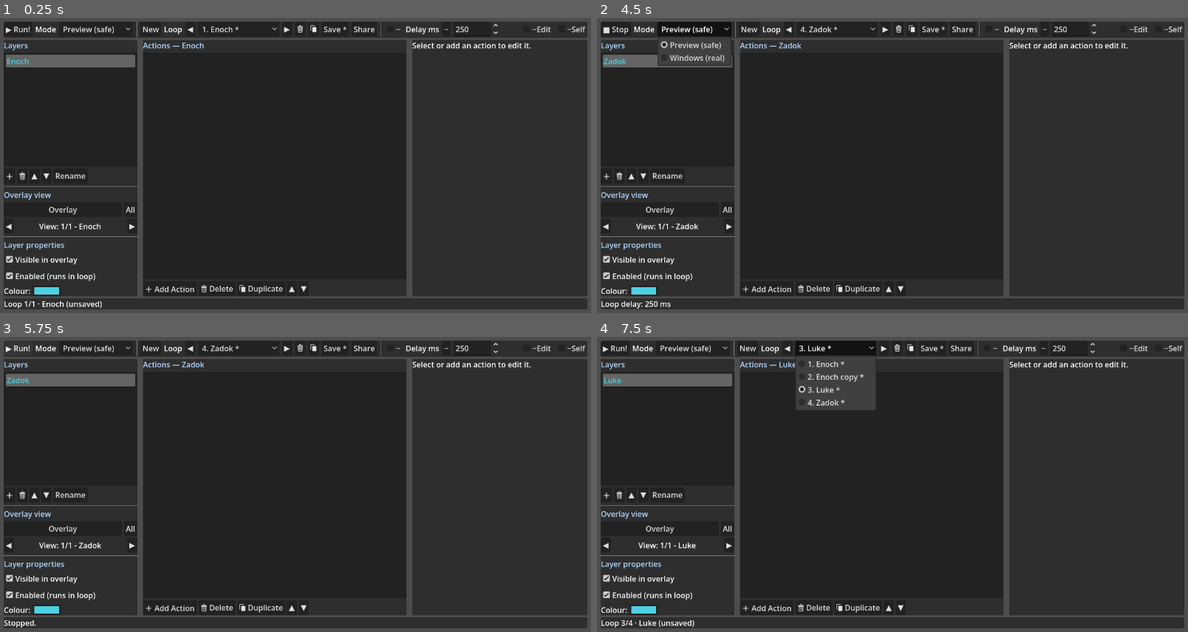
Above: before the commit, frames 1-4 (two rows, left to right).
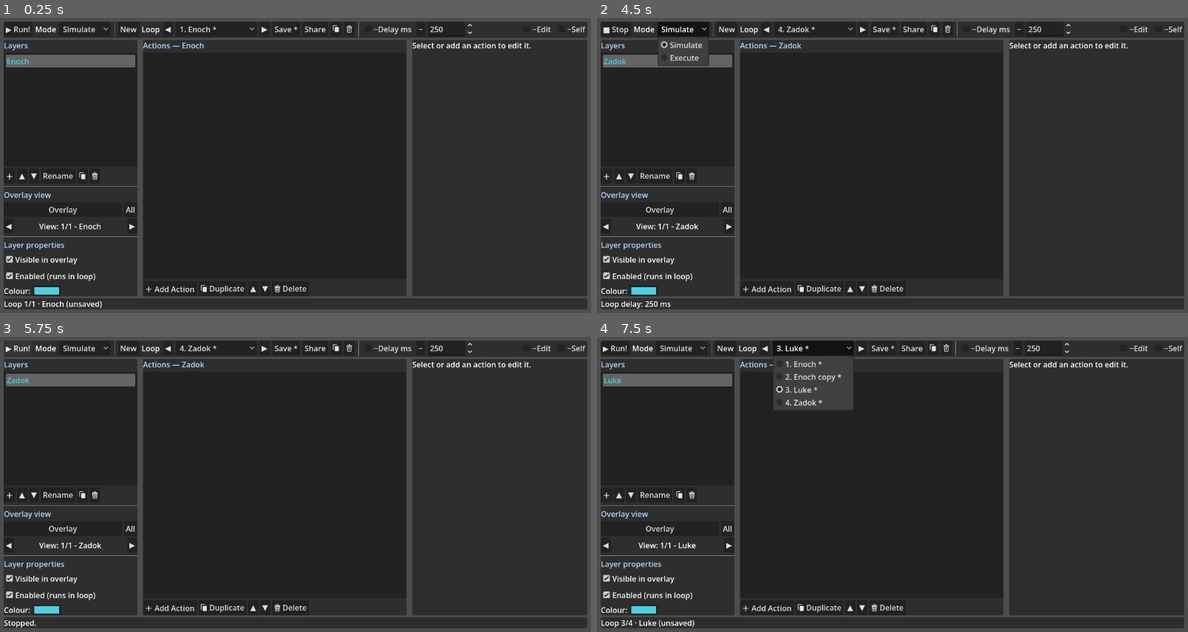
Above: after the commit, the same moments.

Repository: wasitworthitdev/loop-automator-contributor-step
Game: Godot game, scene res://scenes/main.tscn
Two runs of this game, one before a commit and one after it. Both use one fixed random seed, a clock stepped at 60 frames per second and the inputs below.
Inputs (mouse positions are in pixels of both pictures, inside the frame that each line leads up to; where the layout moved, square brackets give the same spot in the first picture):
- Up to frame 1 (0.25 s): no input
- Up to frame 2 (4.5 s): click (679, 29) at 0.5 s, where only the run after the commit has a clickable "Simulate"; click (933, 29) [910, 29] at 1.25 s; click "New" at 2 s; click "New" at 2.75 s; click "▶ Run!" at 3.5 s; click (685, 29) at 4.25 s, where only the run after the commit has a clickable "Simulate"
- Up to frame 3 (5.75 s): click "■ Stop" at 5 s
- Up to frame 4 (7.5 s): click (691, 348) at 5.75 s, where only the run before the commit has a clickable "Preview (safe)"; click "◀" at 6.5 s; click "3. Luke *" at 7.25 s

The runs differ from the first frame. In frame 1, 1.2% of the frame differs, in the area x 3-85%, y 1-94%; in frame 2, 1.6%; in frame 3, 1.2%; in frame 4, 2.6%.

Commit message:
Simulate/Execute modes, duplicate layers, icons at row ends
- Mode reads Simulate / Execute instead of Preview (safe) / Windows (real).
- A duplicate icon under the layer list copies the active layer after
  itself ("<name> copy"); the loop and layer copy names share copy_name().
- Icon order: loop row is Save, Share, duplicate, trash; layer row is
  +, up, down, Rename, duplicate, trash; action row ends with up, down,
  Delete.
- The ~ in front of the delay now waits the delay after every action (the
  last action's wait ends the pass, so there is never a double delay);
  the file key is delay_after_each_action. Shorter delay tooltips.

Diff:
--- a/scripts/autoload/playback_engine.gd
+++ b/scripts/autoload/playback_engine.gd
@@ -174,9 +174,9 @@
 func _run_loop(gen: int) -> void:
 	var project := ProjectData.project
 	while is_running and gen == _generation:
-		# With the "~" in front of the delay, it separates every two actions of a pass
-		# (the pass-end delay below then leads into the next pass).
-		var first_in_pass := true
+		# With the "~" in front of the delay, it is waited after every action;
+		# the pass then ends with the last action's wait, not a second one.
+		var delayed_after_last := false
 		for li in project.layers.size():
 			if not is_running or gen != _generation:
 				break
@@ -190,26 +190,26 @@
 				var action: LoopActionT = layer.actions[ai]
 				if not action.enabled:
 					continue
-				if project.delay_between_actions and not first_in_pass:
-					await _wait_loop_delay(project, gen, "Action delay")
-					if not is_running or gen != _generation:
-						break
-				first_in_pass = false
 				current_layer_index = li
 				current_action_index = ai
 				emit_signal("action_executing", li, ai)
 				var result := await _execute_action(action, li, ai)
+				if result == LoopActionT.OnFail.STOP_LOOP:
+					stop()
+					return
+				delayed_after_last = false
+				if project.delay_after_each_action and is_running and gen == _generation:
+					await _wait_loop_delay(project, gen, "Action delay")
+					delayed_after_last = true
 				if result == LoopActionT.OnFail.SKIP_LAYER:
 					skip_layer = true
 					break
-				elif result == LoopActionT.OnFail.STOP_LOOP:
-					stop()
-					return
 			if skip_layer:
 				continue
 		if not is_running or gen != _generation:
 			break
-		await _wait_loop_delay(project, gen, "Loop delay")
+		if not delayed_after_last:
+			await _wait_loop_delay(project, gen, "Loop delay")
 	# Loop ended naturally (only happens if stopped).
 
 
--- a/scripts/autoload/project_data.gd
+++ b/scripts/autoload/project_data.gd
@@ -107,6 +107,28 @@
 	emit_signal("selection_changed")
 
 
+## Puts a copy of layer `index` right after it and makes it the active layer:
+## the same actions, colour and switches, named "<name> copy" ("<name> copy 2"
+## when that is taken; a copy of a copy is numbered, not "copy copy").
+func duplicate_layer(index: int) -> void:
+	if index < 0 or index >= project.layers.size():
+		return
+	var source: LoopLayerT = project.layers[index]
+	# Through the file format, so nothing is shared with the original.
+	var copy := LoopLayerT.from_dict(source.to_dict())
+	var taken: Array = []
+	for l in project.layers:
+		taken.append(l.name)
+	copy.name = copy_name(source.name, taken)
+	project.layers.insert(index + 1, copy)
+	active_layer_index = index + 1
+	selected_action_index = -1
+	_mark_pending()
+	_sync_loop_name()
+	emit_signal("layers_changed")
+	emit_signal("selection_changed")
+
+
 func move_layer(index: int, delta: int) -> void:
 	var target := index + delta
 	if target < 0 or target >= project.layers.size():
@@ -239,11 +261,11 @@
 	_mark_pending()
 
 
-## Whether the loop delay is also waited between one action and the next.
-func set_delay_between_actions(on: bool) -> void:
-	if project == null or project.delay_between_actions == on:
-		return
-	project.delay_between_actions = on
+## Whether the loop delay is also waited after every action.
+func set_delay_after_each_action(on: bool) -> void:
+	if project == null or project.delay_after_each_action == on:
+		return
+	project.delay_after_each_action = on
 	_mark_pending()
 
 
@@ -365,17 +387,21 @@
 	_sync_loop_name()
 	# Through the file format, so nothing is shared with the original.
 	var copy := LoopProjectT.from_dict(project.to_dict())
-	var taken := loop_names()
-	var original := project.layers[0].name.strip_edges()
+	copy.layers[0].name = copy_name(project.layers[0].name, loop_names())
+	return create_loop(true, copy)
+
+
+## "<original> copy", or "<original> copy N" from 2 up when that is in `taken`.
+## A trailing " copy" / " copy N" on `original` is replaced, not stacked.
+static func copy_name(original: String, taken: Array) -> String:
 	var copy_suffix := RegEx.create_from_string("(?i) copy( \\d+)?$")
-	var base := "%s copy" % copy_suffix.sub(original, "")
+	var base := "%s copy" % copy_suffix.sub(original.strip_edges(), "")
 	var name := base
 	var n := 2
 	while name in taken:
 		name = "%s %d" % [base, n]
 		n += 1
-	copy.layers[0].name = name
-	return create_loop(true, copy)
+	return name
 
 
 ## Removes a loop from the store, its file included, and opens the loop
--- a/scripts/main.gd
+++ b/scripts/main.gd
@@ -31,8 +31,8 @@
 var duplicate_loop_btn: Button
 var share_btn: MenuButton
 var stay_on_edit_check: CheckBox
-## The "~" in front of the delay: the loop delay is also waited between
-## actions (saved with the loop).
+## "~Delay ms": checked, the delay is also waited after every action
+## (saved with the loop).
 var delay_each_check: CheckBox
 var feedback_check: CheckBox
 var _ui_root: VBoxContainer
@@ -213,8 +213,8 @@
 	backend_lbl.text = "Mode"
 	hb.add_child(backend_lbl)
 	backend_option = OptionButton.new()
-	backend_option.add_item("Preview (safe)", Playback.BackendKind.PREVIEW)
-	backend_option.add_item("Windows (real)", Playback.BackendKind.WINDOWS)
+	backend_option.add_item("Simulate", Playback.BackendKind.PREVIEW)
+	backend_option.add_item("Execute", Playback.BackendKind.WINDOWS)
 	backend_option.item_selected.connect(_on_backend_selected)
 	hb.add_child(backend_option)
 
@@ -237,10 +237,6 @@
 	loop_next_btn = _tool_button("▶", func(): _switch_loop(1))
 	hb.add_child(loop_next_btn)
 
-	delete_loop_btn = _icon_button(UiIconsT.trash(), "Delete this loop (its file too)", _confirm_delete_loop)
-	hb.add_child(delete_loop_btn)
-	duplicate_loop_btn = _icon_button(UiIconsT.copy(), "Duplicate this loop (as a new, unsaved loop)", _on_duplicate_loop)
-	hb.add_child(duplicate_loop_btn)
 	save_btn = _tool_button("Save", _on_save)
 	save_btn.tooltip_text = "Write this loop to its file"
 	hb.add_child(save_btn)
@@ -259,23 +255,24 @@
 		else:
 			_on_export())
 	hb.add_child(share_btn)
+	duplicate_loop_btn = _icon_button(UiIconsT.copy(), "Duplicate this loop", _on_duplicate_loop)
+	hb.add_child(duplicate_loop_btn)
+	delete_loop_btn = _icon_button(UiIconsT.trash(), "Delete this loop (its file too)", _confirm_delete_loop)
+	hb.add_child(delete_loop_btn)
 
 	hb.add_child(_vsep())
 
 	# --- Timing -----------------------------------------------------------
-	# "~" in front of the delay: it is also waited between one action and the next.
+	# The delay's label is a checkbox, "~Delay ms": checked, the delay is
+	# also waited after every action.
+	var delay_tip := "Pause after the loop's last action, before it starts over (ms). Saved with the loop."
 	delay_each_check = CheckBox.new()
-	delay_each_check.text = "~"
+	delay_each_check.text = "~Delay ms"
 	delay_each_check.focus_mode = Control.FOCUS_NONE
-	delay_each_check.tooltip_text = "Checked: the Delay is also waited between every two actions, not only between loop passes (a fresh random value each time when it is a range).\nUnchecked: actions follow each other right away; the Delay is only waited at the end of each pass. Saved with the loop."
-	delay_each_check.button_pressed = ProjectData.project.delay_between_actions
-	delay_each_check.toggled.connect(func(v: bool): ProjectData.set_delay_between_actions(v))
+	delay_each_check.tooltip_text = "%s\nChecked: also wait it after every action." % delay_tip
+	delay_each_check.button_pressed = ProjectData.project.delay_after_each_action
+	delay_each_check.toggled.connect(func(v: bool): ProjectData.set_delay_after_each_action(v))
 	hb.add_child(delay_each_check)
-	var delay_lbl := Label.new()
-	delay_lbl.text = "Delay ms"
-	# Labels ignore the mouse by default, and then never show their tooltip.
-	delay_lbl.mouse_filter = Control.MOUSE_FILTER_PASS
-	hb.add_child(delay_lbl)
 	# A RangePair like the editor fields: "~" expands it to a min - max pause.
 	# The controls sit in the toolbar row at a fixed width (no expand).
 	_delay_pair = RangePair.new()
@@ -284,8 +281,6 @@
 	for sp in [_delay_pair.lo, _delay_pair.hi]:
 		sp.size_flags_horizontal = Control.SIZE_FILL
 		sp.custom_minimum_size = Vector2(96, 0)
-	var delay_tip := "Loop delay, in milliseconds: the pause at the end of every pass, after the last layer has run and before the loop starts over (and, with the ~ in front of it checked, between every two actions as well). Saved with the loop."
-	delay_lbl.tooltip_text = delay_tip
 	_delay_pair.single_tip = delay_tip
 	if not _delay_pair.ranged:
 		_delay_pair.lo.tooltip_text = delay_tip
@@ -352,10 +347,11 @@
 
 	var btns := HBoxContainer.new()
 	btns.add_child(_tool_button("＋", func(): ProjectData.add_layer()))
-	btns.add_child(_icon_button(UiIconsT.trash(), "Delete this layer", _confirm_delete_layer))
 	btns.add_child(_tool_button("▲", func(): ProjectData.move_layer(ProjectData.active_layer_index, -1)))
 	btns.add_child(_tool_button("▼", func(): ProjectData.move_layer(ProjectData.active_layer_index, 1)))
 	btns.add_child(_tool_button("Rename", func(): _rename_layer_dialog(ProjectData.active_layer_index)))
+	btns.add_child(_icon_button(UiIconsT.copy(), "Duplicate this layer", func(): ProjectData.duplicate_layer(ProjectData.active_layer_index)))
+	btns.add_child(_icon_button(UiIconsT.trash(), "Delete this layer", _confirm_delete_layer))
 	vb.add_child(btns)
 
 	vb.add_child(HSeparator.new())
@@ -456,14 +452,14 @@
 		pm.add_item(LoopActionT.type_name(t), t)
 	pm.id_pressed.connect(func(id): ProjectData.add_action(id))
 	btns.add_child(add_btn)
-	var delete_btn := _icon_button(UiIconsT.trash(), "Delete the selected action", _confirm_delete_action)
-	delete_btn.text = "Delete"
-	btns.add_child(delete_btn)
 	var dup_btn := _icon_button(UiIconsT.copy(), "Duplicate the selected action", func(): ProjectData.duplicate_action(ProjectData.selected_action_index))
 	dup_btn.text = "Duplicate"
 	btns.add_child(dup_btn)
 	btns.add_child(_tool_button("▲", func(): ProjectData.move_action(ProjectData.selected_action_index, -1)))
 	btns.add_child(_tool_button("▼", func(): ProjectData.move_action(ProjectData.selected_action_index, 1)))
+	var delete_btn := _icon_button(UiIconsT.trash(), "Delete the selected action", _confirm_delete_action)
+	delete_btn.text = "Delete"
+	btns.add_child(delete_btn)
 	vb.add_child(btns)
 
 	return panel
@@ -528,7 +524,7 @@
 
 func _on_project_replaced() -> void:
 	_delay_pair.set_values(ProjectData.project.loop_delay_ms, ProjectData.project.loop_delay_ms_max)
-	delay_each_check.set_pressed_no_signal(ProjectData.project.delay_between_actions)
+	delay_each_check.set_pressed_no_signal(ProjectData.project.delay_after_each_action)
 	_refresh_layers()
 	_refresh_actions()
 	_refresh_layer_props()
@@ -1528,7 +1524,7 @@
 		if play_btn != null:
 			play_btn.text = "Safety."
 		if status_label != null:
-			status_label.text = "Switched to Preview (safe)."
+			status_label.text = "Switched to Simulate."
 		await get_tree().create_timer(STOP_COOLDOWN_STEP_SEC).timeout
 		if token != _stop_cooldown_token:
 			return
@@ -1631,7 +1627,7 @@
 		return
 	var keys: Array = peek["keys"]
 	var text := "Import \"%s\" as a new loop?\n\n" % path.get_file()
-	text += "A loop is like a script: run on the Windows (real) backend it can type anything and click anywhere. "
+	text += "A loop is like a script: run in Execute mode it can type anything and click anywhere. "
 	text += "This one, \"%s\", has %d layer(s) and %d action(s)" % [peek["name"], peek["layers"], peek["actions"]]
 	if keys.is_empty():
 		text += ", none of them Key actions (nothing in it types).\n"
@@ -1644,7 +1640,7 @@
 			text += "    •  %s\n" % JSON.stringify(k)
 		if keys.size() > IMPORT_KEYS_SHOWN:
 			text += "    •  … and %d more\n" % (keys.size() - IMPORT_KEYS_SHOWN)
-	text += "\nIt opens on Preview (safe). Read its actions there and dry-run it before you ever run it for real."
+	text += "\nIt opens in Simulate mode. Read its actions there and dry-run it before you ever Execute it."
 	var do_import := func():
 		var id := ProjectData.import_loop(path)
 		if id < 0:
--- a/scripts/model/loop_project.gd
+++ b/scripts/model/loop_project.gd
@@ -16,9 +16,9 @@
 ## loop_delay_ms .. loop_delay_ms_max each time (equal ends = fixed).
 var loop_delay_ms: int = 250
 var loop_delay_ms_max: int = 250
-## Also wait a (freshly rolled) loop delay between one action and the next,
-## not only between passes. The "~" in front of the toolbar delay.
-var delay_between_actions: bool = false
+## Also wait a (freshly rolled) loop delay after every action, not only
+## before the loop starts over: the toolbar's "~Delay ms" checkbox.
+var delay_after_each_action: bool = false
 var layers: Array[LoopLayerT] = []
 
 
@@ -37,7 +37,7 @@
 		"name": name,
 		"loop_delay_ms": loop_delay_ms,
 		"loop_delay_ms_max": loop_delay_ms_max,
-		"delay_between_actions": delay_between_actions,
+		"delay_after_each_action": delay_after_each_action,
 		"layers": arr,
 	}
 
@@ -47,7 +47,7 @@
 	p.name = String(d.get("name", "Untitled Loop"))
 	p.loop_delay_ms = int(d.get("loop_delay_ms", 250))
 	p.loop_delay_ms_max = int(d.get("loop_delay_ms_max", p.loop_delay_ms))
-	p.delay_between_actions = bool(d.get("delay_between_actions", false))
+	p.delay_after_each_action = bool(d.get("delay_after_each_action", false))
 	p.layers = []
 	# Skip (never crash on) entries that are not layer objects.
 	var layers: Variant = d.get("layers", [])
Not shown, changed: README.md
